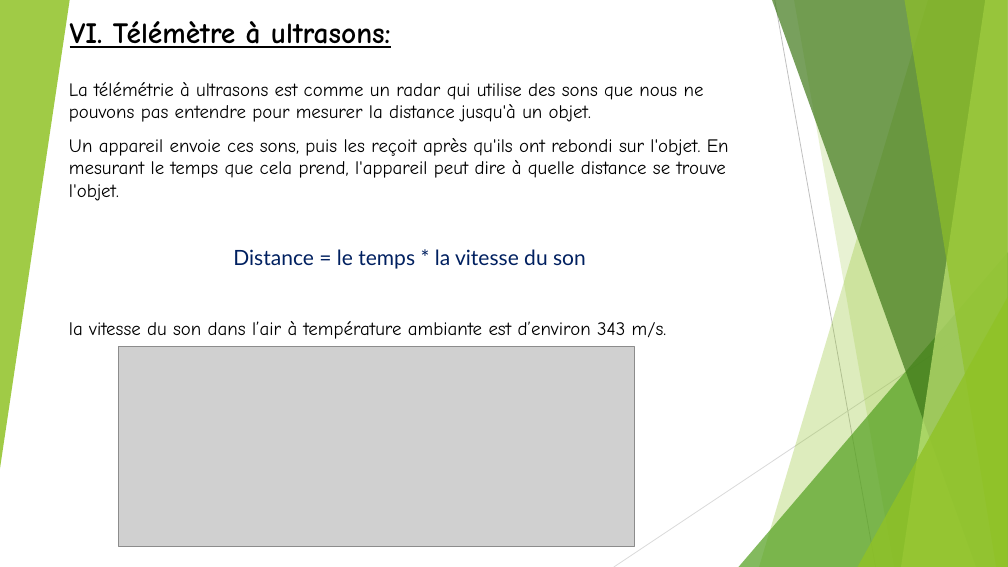
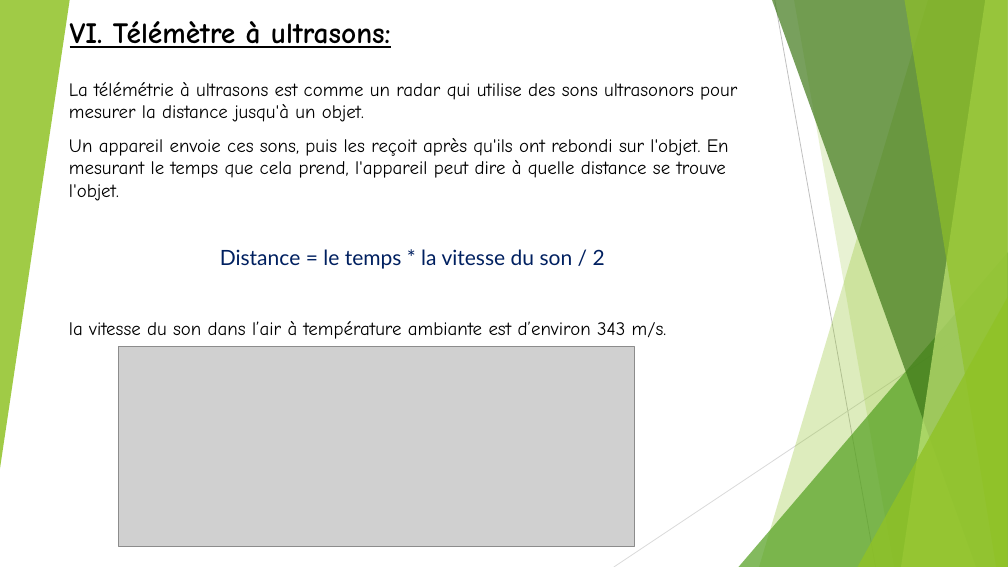
Before and after one commit to OussamaTeyib/Projet-S5_2024, a slide deck: slide 8 of Rapport du Projet GEM S5.pptx. Drawn at 1008x567 pixels with LibreOffice and Linux fonts; fonts in the diff are those of the drawing; grey boxes stand for pictures. Boxes give left, top, right and bottom in pixels: in the first picture for what was removed or moved away, otherwise in the second. Text is boxed around its words. In the diff, an @@ line names an element or a change of style, - is before the commit and + after.

```diff
--- a/Rapport du Projet GEM S5.pptx
+++ b/Rapport du Projet GEM S5.pptx
@@ text at (69, 82, 737, 122): text changed @@
-La télémétrie à ultrasons est comme un radar qui utilise des sons que nous ne pouvons pas entendre pour mesurer la distance jusqu'à un objet.
+La télémétrie à ultrasons est comme un radar qui utilise des sons ultrasonors pour mesurer la distance jusqu'à un objet.
@@ text at (220, 249, 605, 269): text changed @@
-Distance = le temps * la vitesse du son
+Distance = le temps * la vitesse du son / 2
```
Also in this commit, not shown: 2 other slides changed, 1 slide added.
